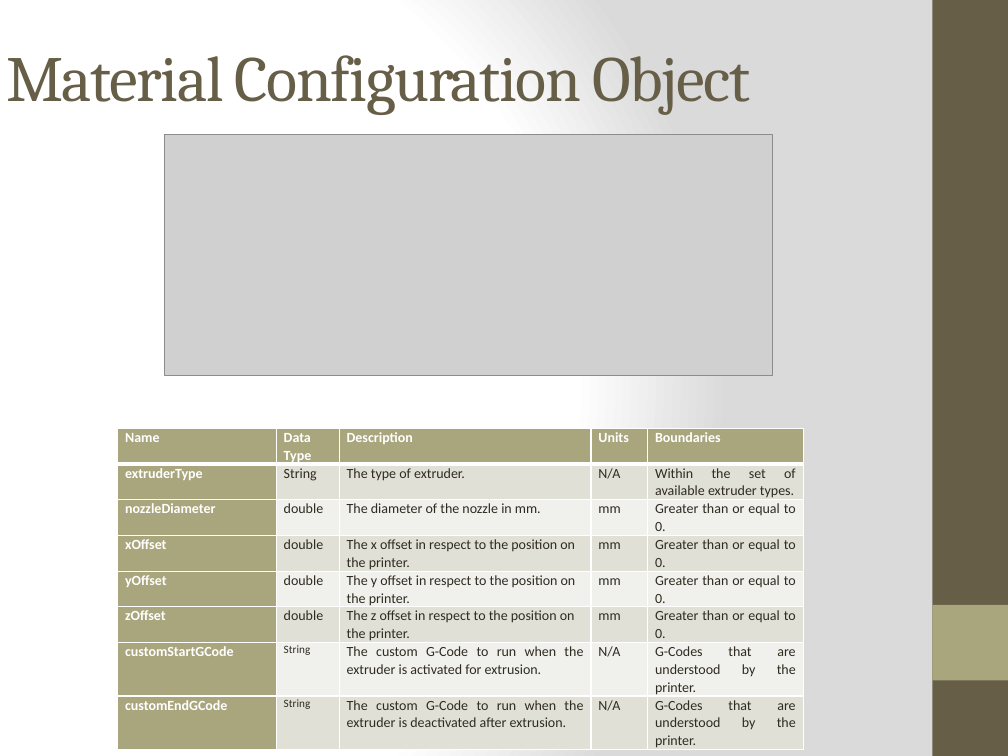
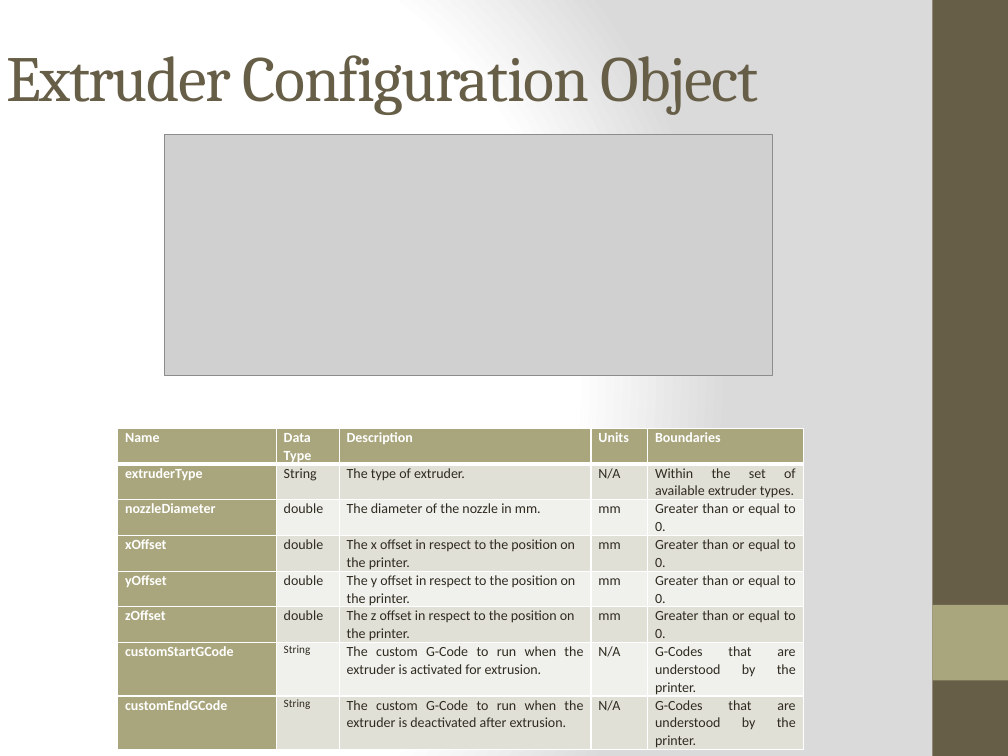
Before and after one commit to qpHalcy0n/SRDesign, a slide deck: slide 20 of DDS Presentation/Team Ink3d DDS.pptx. Drawn at 1008x756 pixels with LibreOffice and Linux fonts; fonts in the diff are those of the drawing; grey boxes stand for pictures. Boxes give left, top, right and bottom in pixels: in the first picture for what was removed or moved away, otherwise in the second. Text is boxed around its words. In the diff, an @@ line names an element or a change of style, - is before the commit and + after.

```diff
--- a/DDS Presentation/Team Ink3d DDS.pptx
+++ b/DDS Presentation/Team Ink3d DDS.pptx
@@ title at <box>6,55,758,115</box>: text changed @@
-Material Configuration Object
+Extruder Configuration Object
```
Also in this commit, not shown: 2 other slides changed.
